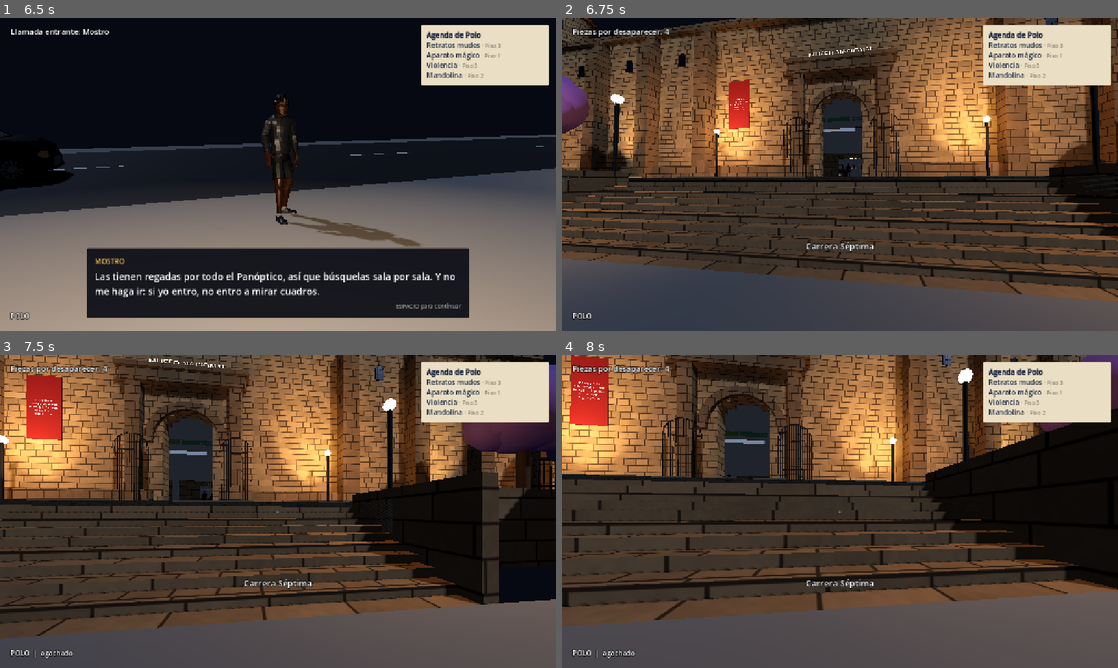
Above: before the commit, frames 1-4 (two rows, left to right).
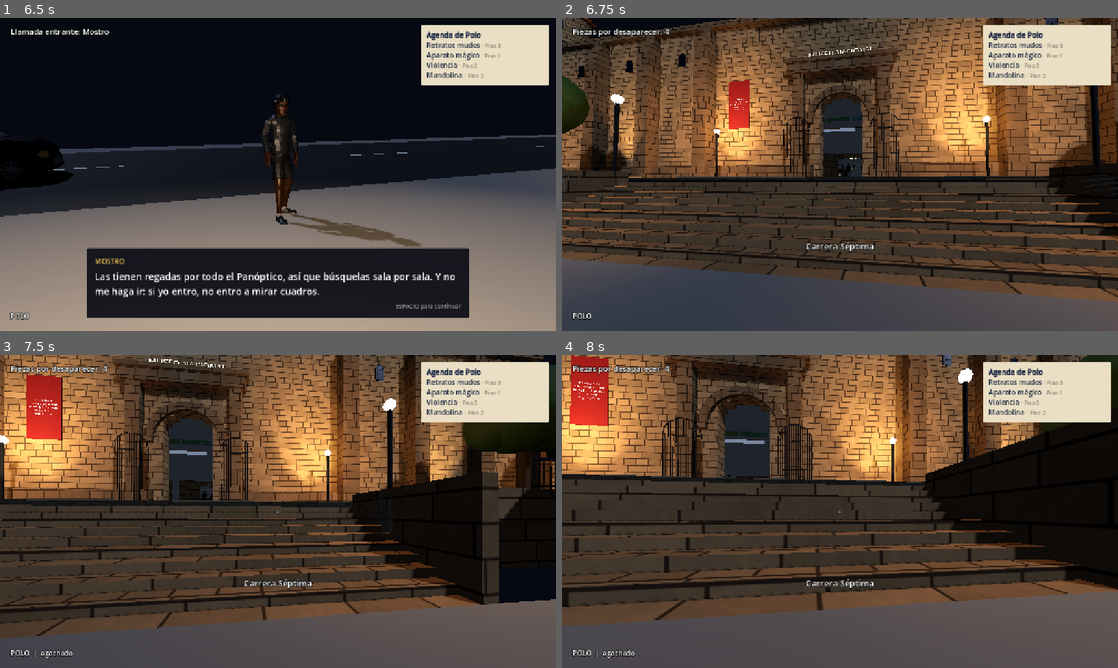
Above: after the commit, the same moments.

Repository: noctem17/saqueador-de-museos
Game: Godot game, scene res://escenas/menu.tscn
Same seed, same stepped clock (60 frames per second), same inputs: the game is played once before the commit and once after it.
Inputs (mouse positions are in pixels of both pictures, inside the frame that each line leads up to):
- Up to frame 1 (6.5 s): click "Jugar" at 0.5 s; move the mouse to (305, 174) at 1.27 s; hold Ctrl (agacharse) 1.28-2.03 s; hold W (adelante) from 1.28 s (still down); click (305, 174) at 1.42 s; tap Space (saltar) at 1.52, 2.27, 3.5, 3.77, 4.52, 5, 5.27 s; tap Enter at 2, 4.25, 5.75 s; move the mouse to (250, 174) at 2.02 s; tap Tab (agenda) at 2.1 s; move the mouse to (289, 168) at 2.77 s; tap E (asomar_der) at 2.85 s; move the mouse to (272, 180) at 3.52 s; tap Shift (correr) at 3.6 s; click (272, 180) at 3.67 s; move the mouse to (316, 177) at 4.27 s; click (316, 177) at 4.35 s; move the mouse to (233, 171) at 5.02 s; tap F (interactuar) at 5.1 s; move the mouse to (283, 174) at 5.77 s; tap R (recargar) at 5.85 s; click (283, 174) at 5.92 s
- Up to frame 2 (6.75 s): tap Space (saltar) at 6.5 s; move the mouse to (817, 168) at 6.52 s; release W (adelante) at 6.53 s; hold D (derecha) from 6.53 s (still down); tap C at 6.6 s
- Up to frame 3 (7.5 s): tap Space (saltar) at 6.77 s; move the mouse to (305, 511) at 7.27 s; release D (derecha) at 7.28 s; hold W (adelante) from 7.28 s (still down); hold Ctrl (agacharse) from 7.28 s (still down)
- Up to frame 4 (8 s): keep holding W (adelante); keep holding Ctrl (agacharse); tap Space (saltar) at 7.52 s

Frame 1 is identical in both runs. In frame 2, 0.6% of the frame differs, in the area x 0-5%, y 18-37%; in frame 3, 1.8%, in the area x 83-100%, y 3-35%; in frame 4, 0.4%.

Commit message:
Los guardias solo detectan a Polo dentro del museo
Afuera de la muralla, en la plaza, los jardines o la calle, ni guardias ni camaras lo ven, y correr no hace ruido que alerte. Los arboles del frente pasan a ser verdes.

Diff:
--- a/scripts/jugador.gd
+++ b/scripts/jugador.gd
@@ -26,6 +26,8 @@
 var personaje: Personaje = Personaje.POLO
 var polo_rescatado: bool = false
 var agachado: bool = false
+## Afuera de la muralla Polo es un peatón más: ni lo ven ni lo oyen. La misión lo actualiza.
+var dentro: bool = true
 var corriendo: bool = false
 var vida: int = 100
 var balas: int = BALAS
@@ -208,7 +210,8 @@
 
 
 func _hacer_ruido(radio: float) -> void:
-	Juego.ruido.emit(global_position, radio)
+	if dentro or personaje != Personaje.POLO:
+		Juego.ruido.emit(global_position, radio)
 
 
 func _agacharse(delta: float, bloqueado: bool) -> void:
--- a/scripts/mapa.gd
+++ b/scripts/mapa.gd
@@ -62,6 +62,11 @@
 
 func base_y(piso: int) -> float:
 	return piso * alto_piso
+
+
+## Si un punto está dentro del museo (ahí sí vigilan los guardias y las cámaras).
+func es_interior(_pos: Vector3) -> bool:
+	return true
 
 
 ## Nombre de la zona donde está un punto, por ejemplo "Piso 2 · Sala 8".
--- a/scripts/mapa_museo_nacional.gd
+++ b/scripts/mapa_museo_nacional.gd
@@ -118,6 +118,12 @@
 
 # ================================================================ ayudas
 
+## Dentro de la muralla (patios incluidos). La plaza, los jardines y la calle son afuera.
+func es_interior(pos: Vector3) -> bool:
+	return absf(pos.x) < 64.0 and pos.z > -64.0 and pos.z < 36.6
+
+
+
 ## Punto del mundo a partir de coordenadas de un brazo: s a lo largo, t de costado.
 func _w(b: Dictionary, s: float, t: float, y: float) -> Vector3:
 	return (b["u"] as Vector3) * s + (b["v"] as Vector3) * t + Vector3.UP * y
@@ -161,9 +167,9 @@
 	reja(p + Basis(Vector3.UP, g) * Vector3(0, 0, 0.03), g, ancho, alto, hierro, 0.15)
 
 
-func _arbol(x: float, z: float, y: float = 0.0, florido: bool = false) -> void:
+func _arbol(x: float, z: float, y: float = 0.0) -> void:
 	cilindro(0.28, 4.4, Vector3(x, y, z), Color("4a3a2a"), 7)
-	var copa: Material = material(Color("7b5aa8") if florido else Color("2f4a26"))
+	var copa: Material = material(Color("2f4a26"))
 	esfera(2.3, Vector3(x, y + 5.2, z), copa)
 	esfera(1.6, Vector3(x + 1.1, y + 4.5, z + 0.6), copa)
 	esfera(1.5, Vector3(x - 0.9, y + 4.7, z - 0.7), copa)
@@ -228,11 +234,11 @@
 			var cx: float = (17.0 + j * 8.5) * lado
 			caja(Vector3(6.5, 0.5, 2.6), Vector3(cx, Y_CALLE + 0.25, 50.4), Color("7d705a"))
 			caja(Vector3(6.2, 0.4, 2.3), Vector3(cx, Y_CALLE + 0.7, 50.4), Color("35552a"), false)
-		# Árboles: guayacanes morados en los prados y una fila sobre la acera.
+		# Árboles en los prados y una fila sobre la acera.
 		for x: float in [20.0, 31.0, 44.0, 56.0]:
-			_arbol(x * lado, 41.5 + (1.5 if int(x) % 2 == 0 else -1.0), 0.15, true)
+			_arbol(x * lado, 41.5 + (1.5 if int(x) % 2 == 0 else -1.0), 0.15)
 		for x: float in [16.0, 34.0, 52.0]:
-			_arbol(x * lado, 53.2, Y_CALLE, false)
+			_arbol(x * lado, 53.2, Y_CALLE)
 	# Escalinata central, de la plaza a la acera.
 	escalera(Vector3(0, 0, 46.0), Vector3(0, Y_CALLE, 50.0), 16.0, piedra_oscura)
 	# Estatua sobre pedestal en el prado oriental.
--- a/scripts/mision.gd
+++ b/scripts/mision.gd
@@ -66,6 +66,7 @@
 
 
 func _process(delta: float) -> void:
+	jugador.dentro = mapa.es_interior(jugador.global_position)
 	if not Juego.control_bloqueado and not _terminado:
 		Juego.tiempo_mision += delta
 		_avisar_zona(delta)
--- a/scripts/vision.gd
+++ b/scripts/vision.gd
@@ -6,6 +6,8 @@
 
 static func ve_jugador(espacio: PhysicsDirectSpaceState3D, ojo: Vector3, adelante: Vector3,
 		jugador: Jugador, alcance: float, medio_angulo: float) -> bool:
+	if not jugador.dentro:
+		return false   # En la calle o en los jardines nadie sospecha de él.
 	var a_jugador: Vector3 = jugador.punto_pecho() - ojo
 	if a_jugador.length() > alcance:
 		return false
--- a/tests/prueba_cuerpo.gd
+++ b/tests/prueba_cuerpo.gd
@@ -312,6 +312,14 @@
 	# Alarma: entra Mostro, dispara, rescata y huye.
 	await nueva()
 	j = mision.jugador
+	# Afuera del museo nadie lo detecta, aunque un guardia lo tenga de frente.
+	var g_fuera: Guardia = get_tree().get_nodes_in_group("guardias")[0]
+	g_fuera.ruta = []
+	j.global_position = mision.mapa.spawn_polo
+	g_fuera.global_position = mision.mapa.spawn_polo + Vector3(0, 0, -3)
+	g_fuera.look_at(Vector3(j.global_position.x, g_fuera.global_position.y, j.global_position.z), Vector3.UP)
+	await frames(150)
+	revisar("afuera del museo no lo detectan", not Juego.alarma and not j.dentro, g_fuera.sospecha)
 	var pos_polo: Vector3 = mision.mapa.punto_prueba
 	j.global_position = pos_polo
 	await frames(5)
